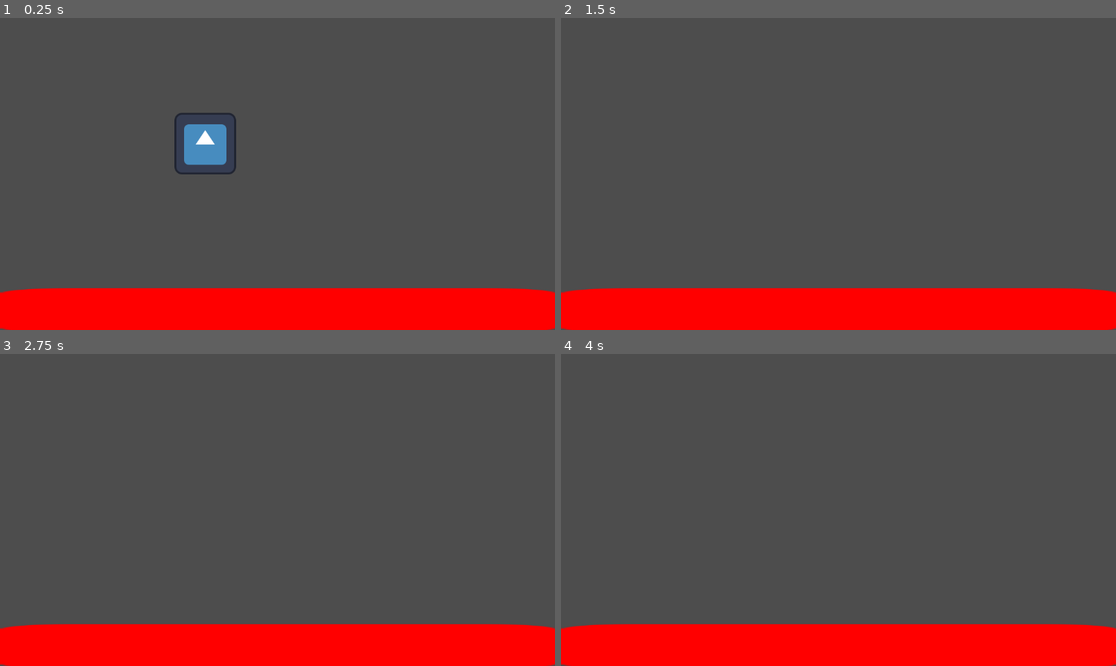
Above: before the commit, frames 1-4 (two rows, left to right).
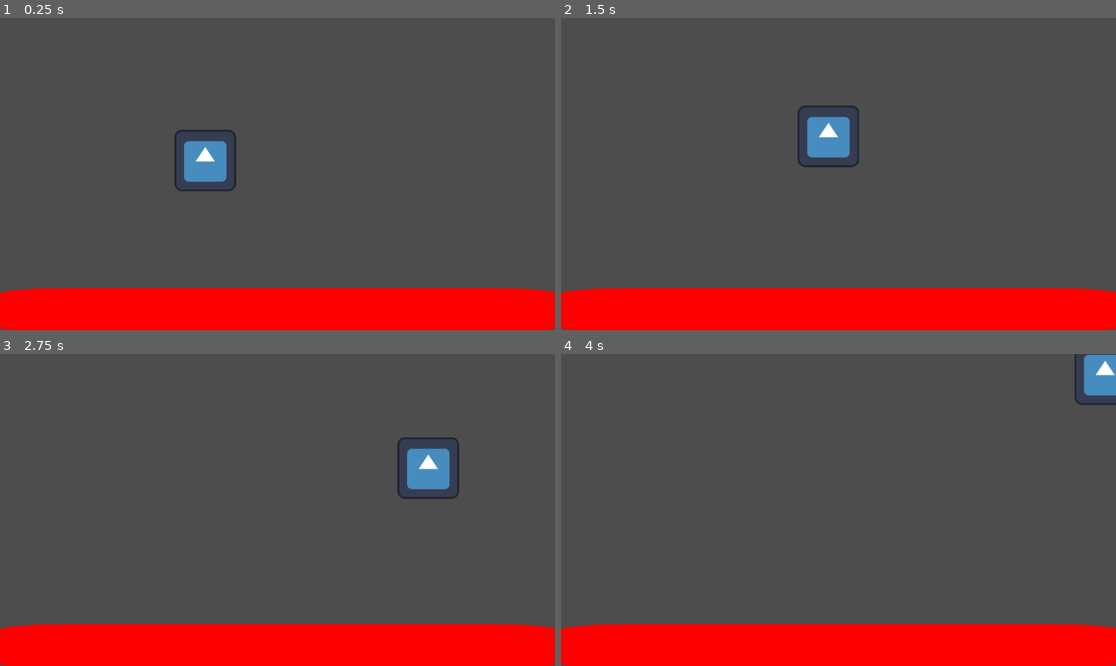
Above: after the commit, the same moments.

Repository: DonThaKidd/temperature-game
Game: Godot game, scene res://playground.tscn
Two runs of this game, one before a commit and one after it. Both use one fixed random seed, a clock stepped at 60 frames per second and the inputs below. The engine's default icon, where the game draws it, is replaced by a stand-in: a white triangle on a blue panel in a dark square.
Inputs:
- Up to frame 1 (0.25 s): no input
- Up to frame 2 (1.5 s): hold Space (jump) 0.53-1.28 s; hold D (right) from 0.53 s (still down); tap Space (jump) at 1.35 s
- Up to frame 3 (2.75 s): tap Space (jump) at 1.52, 1.82 s; release D (right) at 2.03 s; hold A (left) from 2.03 s (still down); hold Space (jump) from 2.03 s (still down)
- Up to frame 4 (4 s): release A (left) at 2.78 s; release Space (jump) at 2.78 s; hold D (right) from 2.78 s (still down); tap Space (jump) at 2.85, 3.02, 3.32 s; hold Space (jump) from 3.53 s (still down)

The runs differ from the first frame. In frame 1, 1.2% of the frame differs, in the area x 31-43%, y 30-56%; in frame 2, 1.3%, in the area x 42-54%, y 28-48%; in frame 3, 1.3%; in frame 4, 0.9%.

Commit message:
State Machine programmed
KNOWN BUGS:

- Player will have an additional jump height when moving compared to when idling.

Diff:
--- a/player.gd
+++ /dev/null
@@ -1,59 +0,0 @@
-extends CharacterBody2D
-
-## Movement settings
-@export var speed = 300.0            # Maximum speed
-@export var acceleration = 1100    # Acceleration rate
-@export var deceleration = 1200     # Deceleration rate
-
-var gravity = ProjectSettings.get_setting("physics/2d/default_gravity")
-
-## jump time graph
-@export var jump_height : float = 175
-@export var jump_time_to_peak : float = 0.4
-@export var jump_time_to_descent : float = 0.2
-
-## math found on GDC.
-var jump_vel : float = ((2.0 * jump_height) / jump_time_to_peak) * -1.0
-var jump_grav : float = ((-2.0 * jump_height) / (jump_time_to_peak * jump_time_to_peak)) * -1.0
-var fall_grav : float = ((-2.0 * jump_height) / (jump_time_to_peak * jump_time_to_peak)) * -1.0
-
-func _physics_process(delta):
-	velocity.y += get_grav() * delta
-
-
-	var input_direction = Vector2.ZERO
-
-
-	## Get input direction
-	if Input.is_action_pressed("right"):
-		input_direction.x += 1
-	if Input.is_action_pressed("left"):
-		input_direction.x -= 1
-	if Input.is_action_pressed("down"):
-		input_direction.y += 1
-	if Input.is_action_pressed("up"):
-		input_direction.y -= 1
-
-
-	input_direction = round(input_direction)  # Normalize diagonal movement
-
-
-	if input_direction != Vector2.ZERO:                          ## Accelerate towards the desired direction
-		velocity = velocity.move_toward(input_direction * speed, acceleration * delta)
-	else:
-		## Decelerate to stop
-		velocity = velocity.move_toward(Vector2.ZERO, deceleration * delta)
-
-## prevents jumping infinitely
-	if Input.is_action_pressed("jump"):
-		jump()
-
-	## Move the player
-	move_and_slide()
-
-func get_grav() -> float:
-	return jump_grav if velocity.y < 0.0 else fall_grav
-
-## jumping function
-func jump() -> void:
-	velocity.y = jump_vel
--- a/player.tscn
+++ /dev/null
@@ -1,16 +0,0 @@
-[gd_scene load_steps=4 format=3 uid="uid://l21g6judfj6r"]
-
-[ext_resource type="Script" path="res://player.gd" id="1_008w5"]
-[ext_resource type="Texture2D" uid="uid://bytcnx1gydkwp" path="res://icon.svg" id="1_fualo"]
-
-[sub_resource type="RectangleShape2D" id="RectangleShape2D_44ux1"]
-size = Vector2(128, 128)
-
-[node name="Player" type="CharacterBody2D"]
-script = ExtResource("1_008w5")
-
-[node name="Sprite2D" type="Sprite2D" parent="."]
-texture = ExtResource("1_fualo")
-
-[node name="CollisionShape2D" type="CollisionShape2D" parent="."]
-shape = SubResource("RectangleShape2D_44ux1")
--- /dev/null
+++ b/player/scenes/player.tscn
@@ -0,0 +1,32 @@
+[gd_scene load_steps=8 format=3 uid="uid://l21g6judfj6r"]
+
+[ext_resource type="Script" path="res://player/scripts/player.gd" id="1_008w5"]
+[ext_resource type="Texture2D" uid="uid://bytcnx1gydkwp" path="res://icon.svg" id="1_fualo"]
+[ext_resource type="Script" path="res://player/scripts/StateMachine/finite_state_machine.gd" id="3_negsj"]
+[ext_resource type="Script" path="res://player/scripts/StateMachine/states/walk_state.gd" id="4_n854q"]
+[ext_resource type="Script" path="res://player/scripts/StateMachine/states/idle_state.gd" id="5_2xesb"]
+[ext_resource type="Script" path="res://player/scripts/StateMachine/states/jump_state.gd" id="6_b0dfh"]
+
+[sub_resource type="RectangleShape2D" id="RectangleShape2D_44ux1"]
+size = Vector2(128, 128)
+
+[node name="Player" type="CharacterBody2D"]
+script = ExtResource("1_008w5")
+
+[node name="Sprite2D" type="Sprite2D" parent="."]
+texture = ExtResource("1_fualo")
+
+[node name="CollisionShape2D" type="CollisionShape2D" parent="."]
+shape = SubResource("RectangleShape2D_44ux1")
+
+[node name="FiniteStateMachine" type="Node" parent="."]
+script = ExtResource("3_negsj")
+
+[node name="WalkState" type="Node" parent="FiniteStateMachine"]
+script = ExtResource("4_n854q")
+
+[node name="IdleState" type="Node" parent="FiniteStateMachine"]
+script = ExtResource("5_2xesb")
+
+[node name="JumpState" type="Node" parent="FiniteStateMachine"]
+script = ExtResource("6_b0dfh")
--- /dev/null
+++ b/player/scripts/StateMachine/State.gd
@@ -0,0 +1,17 @@
+class_name State
+extends Node
+
+var target : Node
+var state_manager: Node
+
+func _enter_state() -> void:
+	pass
+
+func _process(delta: float):
+	pass
+
+func _physics_process(delta: float) -> void:
+	pass
+
+func _exit_state() -> void:
+	pass
--- /dev/null
+++ b/player/scripts/StateMachine/finite_state_machine.gd
@@ -0,0 +1,39 @@
+class_name FiniteStateMachine
+extends Node
+
+var states : Dictionary = {}
+
+var current_state : State
+
+var target : Node
+
+func _ready() -> void:
+	target = get_parent()
+
+	for child in get_children():
+		if child is State:
+			states[child.name] = child
+			child.target = target
+			child.state_manager = self
+
+	change_state("IdleState")
+	print(states)
+
+func change_state(new_state : String):
+	if current_state and current_state.name == new_state:
+		return
+
+	if current_state:
+		current_state._exit_state()
+
+	current_state = states.get(new_state)
+	if current_state:
+		current_state._enter_state()
+
+func _process(delta : float):
+	if current_state:
+		current_state._process(delta)
+
+func _physics_process(delta: float) -> void:
+	if current_state:
+		current_state._physics_process(delta)
--- /dev/null
+++ b/player/scripts/StateMachine/states/idle_state.gd
@@ -0,0 +1,18 @@
+class_name idle_state
+extends State
+
+
+func _process(delta: float) -> void:
+
+	if Input.is_action_pressed("jump") and target.is_on_floor():
+		state_manager.change_state("JumpState")
+
+	if target.get_input_direction() != Vector2.ZERO:
+		state_manager.change_state("WalkState")
+
+func _enter_state():
+	print("idle state entered")
+	pass ## any animations or such go here
+
+func _exit_state():
+	print("idle state left")
--- /dev/null
+++ b/player/scripts/StateMachine/states/jump_state.gd
@@ -0,0 +1,15 @@
+class_name jump_state
+extends State
+
+func _physics_process(delta: float) -> void:
+	if target.is_on_floor() and target.get_input_direction() == Vector2.ZERO:
+		state_manager.change_state("IdleState")
+	elif target.is_on_floor():
+		state_manager.change_state("WalkState")
+
+func _enter_state():
+	target.jump()
+	print("entered jump state")
+
+func _exit_state():
+	print("exited jump state")
--- /dev/null
+++ b/player/scripts/StateMachine/states/walk_state.gd
@@ -0,0 +1,22 @@
+class_name walk_state
+extends State
+
+func _enter_state():
+	print("entered walking state")
+
+func _exit_state():
+	print("exited walking state")
+
+func _process(delta: float) -> void:
+	if Input.is_action_pressed("jump") and target.is_on_floor():
+		state_manager.change_state("JumpState")
+
+func _physics_process(delta: float) -> void:
+	if target.get_input_direction() != Vector2.ZERO:
+			target.velocity = target.velocity.move_toward(target.get_input_direction() * target.speed, target.acceleration * delta)
+			target.move_and_slide()
+
+	else:
+		## Decelerate to stop
+		target.velocity = target.velocity.move_toward(Vector2.ZERO, target.deceleration * delta)
+		state_manager.change_state("IdleState")
--- /dev/null
+++ b/player/scripts/player.gd
@@ -0,0 +1,52 @@
+class_name player
+
+extends CharacterBody2D
+
+var state_manager : Node
+
+## Movement settings
+@export var speed = 150.0            # Maximum speed
+@export var acceleration = 120    # Acceleration rate
+@export var deceleration = 170     # Deceleration rate
+
+var gravity = ProjectSettings.get_setting("physics/2d/default_gravity")
+
+## jump time graph
+@export var jump_height : float = 175
+@export var jump_time_to_peak : float = 0.4
+@export var jump_time_to_descent : float = 0.2
+
+## math found on GDC.
+var jump_vel : float = ((2.0 * jump_height) / jump_time_to_peak) * -1.0
+var jump_grav : float = ((-2.0 * jump_height) / (jump_time_to_peak * jump_time_to_peak)) * -1.0
+var fall_grav : float = ((-2.0 * jump_height) / (jump_time_to_peak * jump_time_to_peak)) * -1.0
+
+func _physics_process(delta: float) -> void:
+	velocity.y += get_grav() * delta
+
+	move_and_slide()
+
+
+func _ready():
+	state_manager = $FiniteStateMachine
+
+
+func get_grav() -> float:
+	return jump_grav if velocity.y < 0.0 else fall_grav
+
+## jumping function
+func jump() -> void:
+	velocity.y = jump_vel
+
+func get_input_direction():
+
+	var input_direction = Vector2.ZERO
+
+	## Get input direction
+	if Input.is_action_pressed("right"):
+		input_direction.x += 1
+	if Input.is_action_pressed("left"):
+		input_direction.x -= 1
+
+	input_direction = round(input_direction)
+	return input_direction
--- a/playground.tscn
+++ b/playground.tscn
@@ -1,7 +1,7 @@
 [gd_scene load_steps=4 format=3 uid="uid://dnfkb33a6loxj"]
 
 [ext_resource type="Texture2D" uid="uid://bytcnx1gydkwp" path="res://icon.svg" id="1_cn8vw"]
-[ext_resource type="PackedScene" uid="uid://l21g6judfj6r" path="res://player.tscn" id="2_kpqlw"]
+[ext_resource type="PackedScene" uid="uid://l21g6judfj6r" path="res://player/scenes/player.tscn" id="2_kpqlw"]
 
 [sub_resource type="RectangleShape2D" id="RectangleShape2D_d0njb"]
 size = Vector2(1157, 91)
Not shown, added: player/scenes/pla1DE5.tmp
Not shown, added: player/scenes/pla270E.tmp
Not shown, added: player/scenes/plaC3DB.tmp
Not shown, added: player/scenes/plaDD96.tmp
